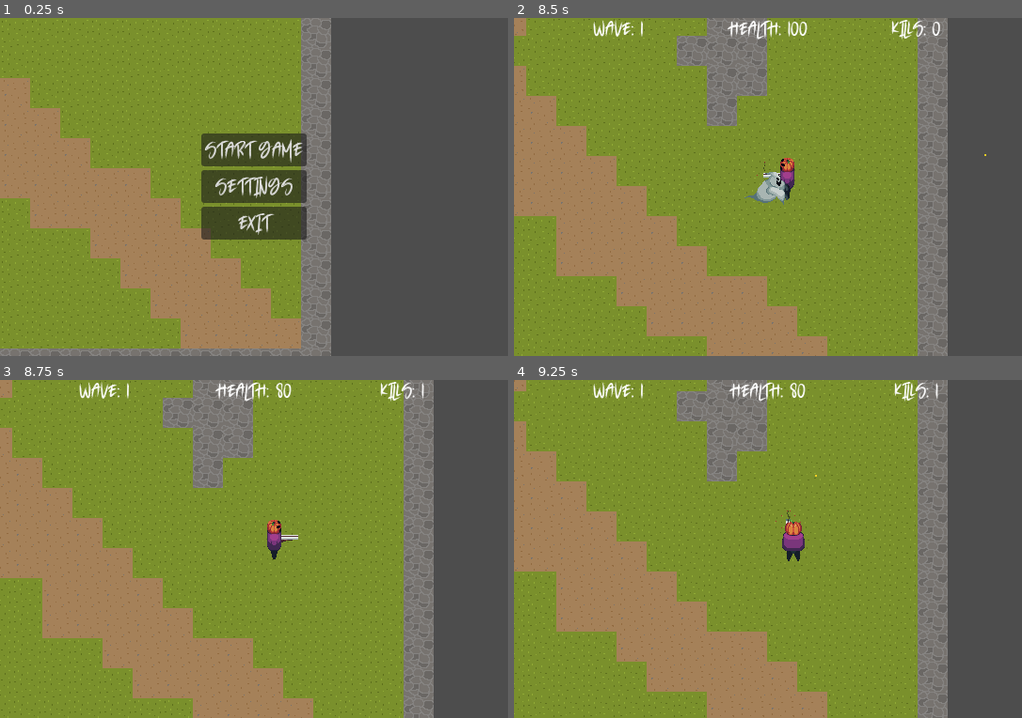
Above: before the commit, frames 1-4 (two rows, left to right).
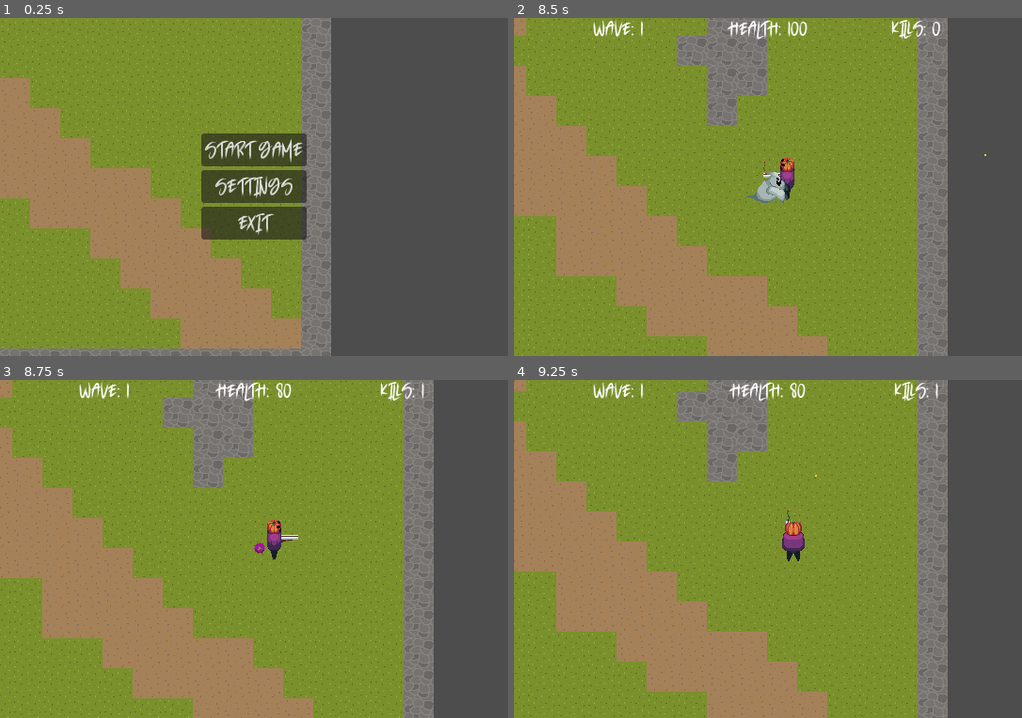
Above: after the commit, the same moments.

Repository: joshuardecker/eternal-harvest
Game: Godot game, scene res://World/world.tscn
The game is run twice, just before and just after one commit, with the same random seed, the same clock (stepped at 60 frames per second) and the same inputs.
Inputs (mouse positions are in pixels of both pictures, inside the frame that each line leads up to):
- Up to frame 1 (0.25 s): no input
- Up to frame 2 (8.5 s): click "Start Game" at 0.5 s; tap Enter at 1.25 s; move the mouse to (879, 170) at 1.27 s; hold D (right) 1.28-2.03 s; click (879, 170) at 1.35 s; move the mouse to (666, 203) at 2.02 s; hold S (down) 2.03-2.78 s; click (666, 203) at 2.1 s; move the mouse to (818, 112) at 2.77 s; hold D (right) 2.78-3.53 s; click (818, 112) at 2.85 s; move the mouse to (742, 254) at 3.52 s; hold W (up) 3.53-4.28 s; click (742, 254) at 3.6 s; move the mouse to (920, 237) at 4.27 s; hold A (left) 4.28-5.78 s; click (920, 237) at 4.35 s; move the mouse to (615, 136) at 5.02 s; click (615, 136) at 5.1 s; move the mouse to (793, 187) at 5.77 s; hold S (down) 5.78-6.53 s; click (793, 187) at 5.85 s; move the mouse to (691, 102) at 6.52 s; hold D (right) 6.53-7.28 s; click (691, 102) at 6.6 s; move the mouse to (879, 170) at 7.27 s; hold W (up) 7.28-8.03 s; click (879, 170) at 7.35 s; move the mouse to (666, 203) at 8.02 s; hold D (right) from 8.03 s (still down); click (666, 203) at 8.1 s
- Up to frame 3 (8.75 s): keep holding D (right)
- Up to frame 4 (9.25 s): move the mouse to (818, 474) at 8.77 s; release D (right) at 8.78 s; hold S (down) from 8.78 s (still down); click (818, 474) at 8.85 s

Frames 1-2 are identical in both runs. In frame 3, less than 0.1% of the frame differs, in the area x 50-53%, y 48-52%; in frame 4, nothing differs.

Commit message:
Updated the ghost to play the death animation and properly despawn afterward when killed

Diff:
--- a/Enemies/ghost.gd
+++ b/Enemies/ghost.gd
@@ -12,6 +12,12 @@
 
 @export var speed: float = 20
 @export_enum("simple_movement", "ai_movement") var movement_type: String = "simple_movement"
+
+# Used to directly call the death animation,
+# otherwise use the Animation tree.
+@onready var animation_player = $AnimationPlayer
+@onready var ghost_sprite = $GhostSprite
+@onready var death_sprite = $DeathSprite
 
 @onready var animation_tree = $AnimationTree
 @onready var hitbox_shape = $Hitbox/CollisionShape
@@ -52,15 +58,18 @@
 func fancy_death():
 	dead.emit()
 
-	# TODO: fancy death animation.
+	# Hide the ghost sprite so the death sprite can replace it.
+	ghost_sprite.hide()
+
+	# despawn() is called when death animation finishes.
+	animation_player.play("death")
+	death_sprite.show()
 
 	# When the ghost is dead but playing the death animation, make it so it
 	# cant hurt the player.
 	hitbox_shape.disabled = true
 
 	drop_items()
-
-	despawn()
 
 func drop_items():
 	print("I need to drop items!")
--- a/Enemies/ghost.tscn
+++ b/Enemies/ghost.tscn
@@ -1,8 +1,9 @@
-[gd_scene load_steps=21 format=3 uid="uid://jj53cenwludu"]
+[gd_scene load_steps=23 format=3 uid="uid://jj53cenwludu"]
 
 [ext_resource type="Script" path="res://Enemies/ghost.gd" id="1_t2ber"]
 [ext_resource type="Texture2D" uid="uid://yaao46wfc6ej" path="res://Enemies/Assets/ghost.png" id="2_w0xbk"]
 [ext_resource type="Script" path="res://Engines/health.gd" id="3_maugh"]
+[ext_resource type="Texture2D" uid="uid://bvdbo2n14i5aj" path="res://Enemies/Assets/ghost-death.png" id="3_p3eig"]
 [ext_resource type="Script" path="res://Engines/hitbox.gd" id="4_ei0m8"]
 [ext_resource type="Script" path="res://Enemies/ghost_ai.gd" id="5_uh4gl"]
 
@@ -14,7 +15,7 @@
 tracks/0/type = "value"
 tracks/0/imported = false
 tracks/0/enabled = true
-tracks/0/path = NodePath("Sprite:frame")
+tracks/0/path = NodePath("GhostSprite:frame")
 tracks/0/interp = 1
 tracks/0/loop_wrap = true
 tracks/0/keys = {
@@ -23,6 +24,18 @@
 "update": 1,
 "values": [0]
 }
+tracks/1/type = "value"
+tracks/1/imported = false
+tracks/1/enabled = true
+tracks/1/path = NodePath("DeathSprite:frame")
+tracks/1/interp = 1
+tracks/1/loop_wrap = true
+tracks/1/keys = {
+"times": PackedFloat32Array(0),
+"transitions": PackedFloat32Array(1),
+"update": 1,
+"values": [0]
+}
 
 [sub_resource type="Animation" id="Animation_qkjou"]
 resource_name = "move_down"
@@ -31,7 +44,7 @@
 tracks/0/type = "value"
 tracks/0/imported = false
 tracks/0/enabled = true
-tracks/0/path = NodePath("Sprite:frame")
+tracks/0/path = NodePath("GhostSprite:frame")
 tracks/0/interp = 1
 tracks/0/loop_wrap = true
 tracks/0/keys = {
@@ -48,7 +61,7 @@
 tracks/0/type = "value"
 tracks/0/imported = false
 tracks/0/enabled = true
-tracks/0/path = NodePath("Sprite:frame")
+tracks/0/path = NodePath("GhostSprite:frame")
 tracks/0/interp = 1
 tracks/0/loop_wrap = true
 tracks/0/keys = {
@@ -65,7 +78,7 @@
 tracks/0/type = "value"
 tracks/0/imported = false
 tracks/0/enabled = true
-tracks/0/path = NodePath("Sprite:frame")
+tracks/0/path = NodePath("GhostSprite:frame")
 tracks/0/interp = 1
 tracks/0/loop_wrap = true
 tracks/0/keys = {
@@ -82,7 +95,7 @@
 tracks/0/type = "value"
 tracks/0/imported = false
 tracks/0/enabled = true
-tracks/0/path = NodePath("Sprite:frame")
+tracks/0/path = NodePath("GhostSprite:frame")
 tracks/0/interp = 1
 tracks/0/loop_wrap = true
 tracks/0/keys = {
@@ -90,11 +103,42 @@
 "transitions": PackedFloat32Array(1, 1, 1, 1, 1),
 "update": 1,
 "values": [42, 43, 44, 45, 46]
+}
+
+[sub_resource type="Animation" id="Animation_xx5c4"]
+resource_name = "death"
+length = 0.5
+tracks/0/type = "value"
+tracks/0/imported = false
+tracks/0/enabled = true
+tracks/0/path = NodePath("DeathSprite:frame")
+tracks/0/interp = 1
+tracks/0/loop_wrap = true
+tracks/0/keys = {
+"times": PackedFloat32Array(0, 0.1, 0.2, 0.3, 0.4),
+"transitions": PackedFloat32Array(1, 1, 1, 1, 1),
+"update": 1,
+"values": [0, 1, 2, 3, 4]
+}
+tracks/1/type = "method"
+tracks/1/imported = false
+tracks/1/enabled = true
+tracks/1/path = NodePath(".")
+tracks/1/interp = 1
+tracks/1/loop_wrap = true
+tracks/1/keys = {
+"times": PackedFloat32Array(0.5),
+"transitions": PackedFloat32Array(1),
+"values": [{
+"args": [],
+"method": &"despawn"
+}]
 }
 
 [sub_resource type="AnimationLibrary" id="AnimationLibrary_h68lo"]
 _data = {
 "RESET": SubResource("Animation_5fq2s"),
+"death": SubResource("Animation_xx5c4"),
 "move_down": SubResource("Animation_qkjou"),
 "move_left": SubResource("Animation_1nmar"),
 "move_right": SubResource("Animation_26ibb"),
@@ -140,11 +184,17 @@
 script = ExtResource("1_t2ber")
 movement_type = "ai_movement"
 
-[node name="Sprite" type="Sprite2D" parent="."]
+[node name="GhostSprite" type="Sprite2D" parent="."]
 position = Vector2(0, -11)
 texture = ExtResource("2_w0xbk")
 hframes = 14
 vframes = 4
+
+[node name="DeathSprite" type="Sprite2D" parent="."]
+visible = false
+position = Vector2(0, -8)
+texture = ExtResource("3_p3eig")
+hframes = 5
 
 [node name="CollisionShape" type="CollisionShape2D" parent="."]
 visible = false
